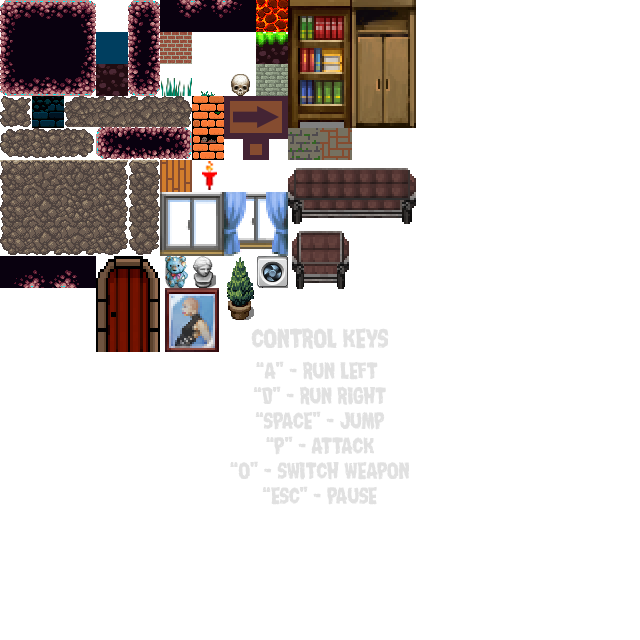
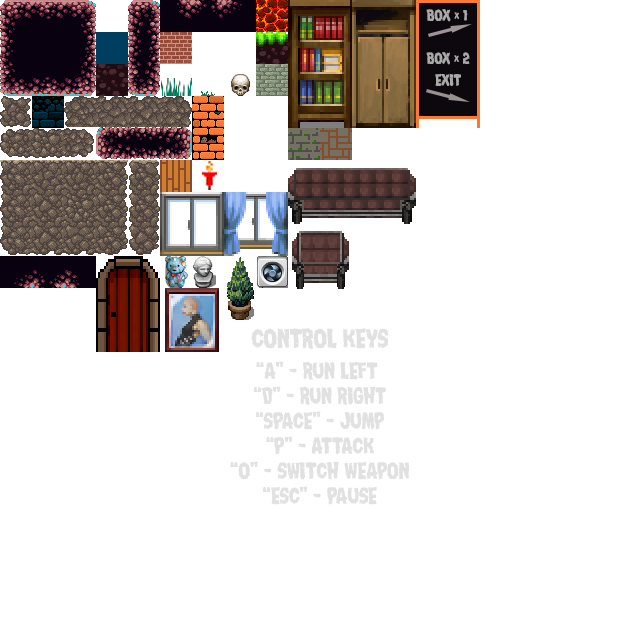
Layered file, before and after one edit (640x640). Changes by layer:
added layer "box x 2 EXIT" above "box x 1" over [426, 52, 470, 86]
added layer "box x 1" above "Фигура 1 копия" over [426, 9, 468, 22]
added layer "Фигура 1 копия" above "Фигура 1" over [426, 89, 470, 102]
"Фигура 1": blend normal → screen, moved it above "Подсказка", painted on it over [233, 24, 472, 128]
added layer "Подсказка" above "Череп" over [416, 0, 480, 128]
removed layer "Слой 6" over [224, 96, 288, 160]
